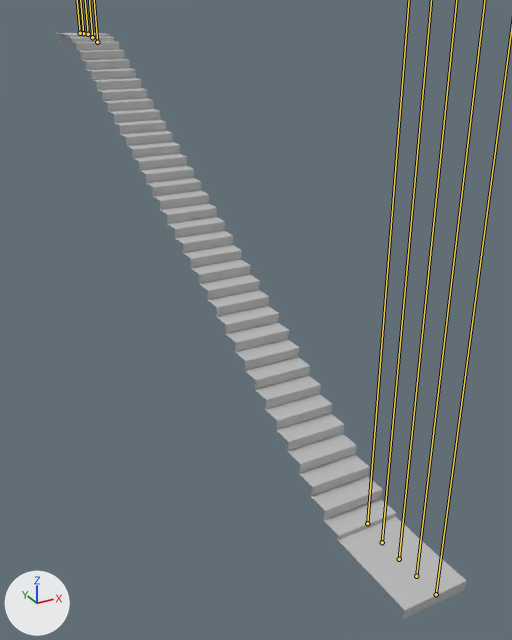
The FBX model Game/Assets/Penn Station/Models/Escalator_EastConcourse_Animated.fbx, before and after one commit.
Both versions are drawn from a 50 mm lens placed at (-6.2, -6.98, 7.97), pointed at (0.78, 5.73, 1.62). Arrows for +X, +Y and +Z are at lower left; the lights stay in place. Both versions are drawn at the pose saved in each file; the numbers are the values there. The bones that change are drawn over the model as lines.

In view in the first picture: 'Escalator_Geometry'.
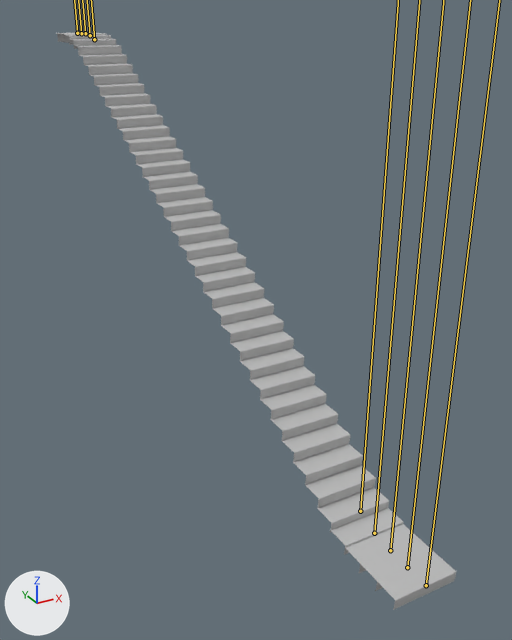
Where the change shows, as pixel boxes (x1, y1, x2, y2) in the pictures (512 x 640 px):
'Escalator_Geometry', posed: before (58, 33, 466, 620); after (57, 32, 456, 610)

The change in detail:
Bone 'LowerStep1_joint' (bone_lowerstep1_joint) moves from (0.0, 0.0, -4.0) to (0.0, 0.0, -26.0).
Bone 'LowerStep2_joint' (bone_lowerstep2_joint) moves from (0.0, 0.0, -4.0) to (0.0, 0.0, -26.0).
Bone 'LowerStep3_joint' (bone_lowerstep3_joint) moves from (0.0, 0.0, -4.0) to (0.0, 0.0, -26.0).
Bone 'LowerStep4_joint' (bone_lowerstep4_joint) moves from (0.0, 1.0, -4.0) to (0.0, 5.0, -24.0).
Bone 'MainSteps_joint' (bone_mainsteps_joint) moves from (0.0, 2.0, -4.0) to (0.0, 13.0, -24.0).
Bone 'UpperStep1_joint' (bone_upperstep1_joint) moves from (0.0, 0.0, -1.0) to (0.0, 6.0, -24.0).
Bone 'UpperStep2_joint' (bone_upperstep2_joint) moves from (0.0, 0.0, -1.0) to (0.0, 5.0, -24.0).
Bone 'UpperStep3_joint' (bone_upperstep3_joint) moves from (0.0, 0.0, -1.0) to (0.0, 0.0, -26.0).
Bone 'UpperStep4_joint' (bone_upperstep4_joint) moves from (0.0, 0.0, -1.0) to (0.0, 0.0, -24.0).
Bone 'UpperStep5_joint' (bone_upperstep5_joint) moves from (0.0, 0.0, -1.0) to (0.0, 0.0, -24.0).
